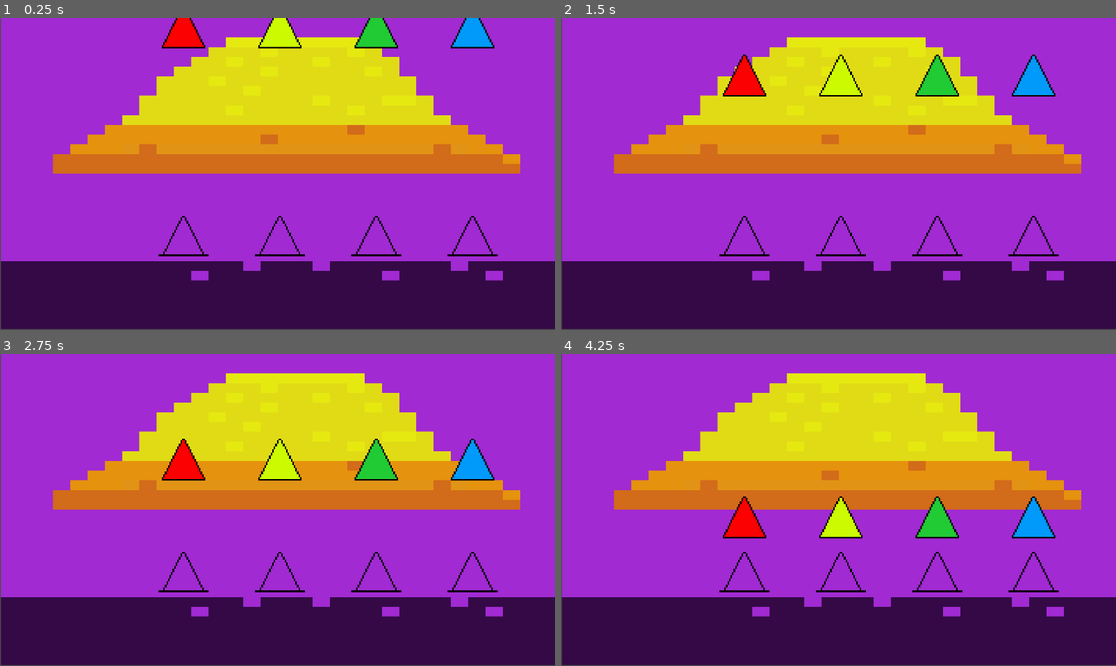
Above: before the commit, frames 1-4 (two rows, left to right).
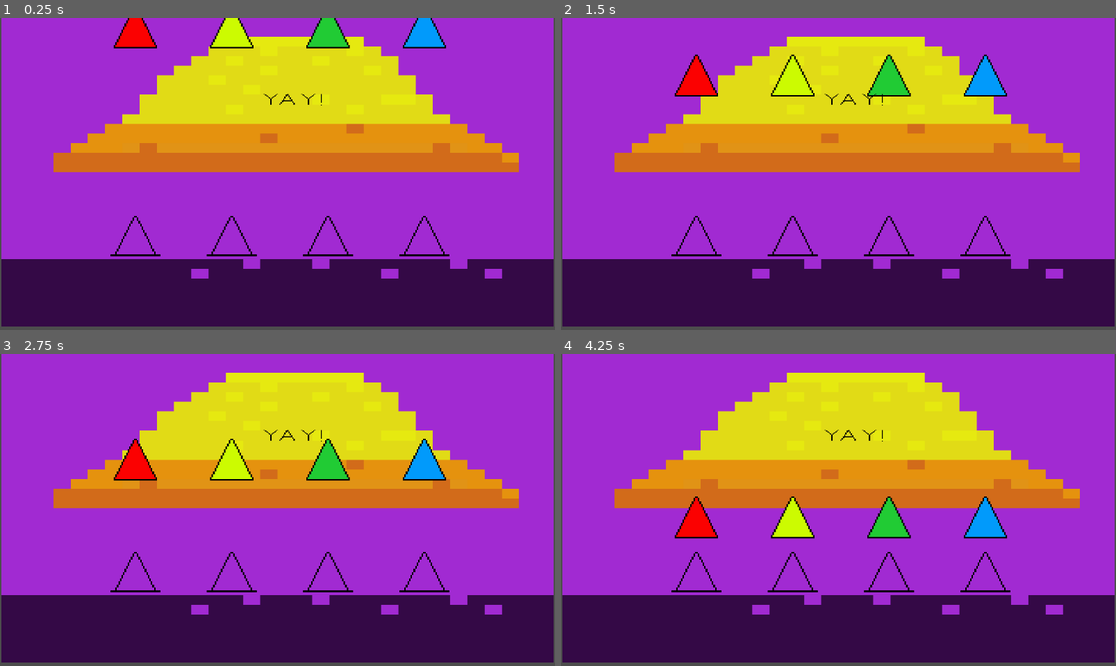
Above: after the commit, the same moments.

Repository: Gus-Kruz/projeto-bixarada
Game: Godot game, scene res://node_2d.tscn
The game is run twice, just before and just after one commit, with the same random seed, the same clock (stepped at 60 frames per second) and the same inputs. The project has no main scene, so this scene is started directly.
Inputs:
- Up to frame 1 (0.25 s): no input
- Up to frame 2 (1.5 s): hold D (direita1) 0.53-1.28 s; hold S (baixo1) from 1.28 s (still down)
- Up to frame 3 (2.75 s): release S (baixo1) at 2.03 s; hold D (direita1) from 2.03 s (still down)
- Up to frame 4 (4.25 s): release D (direita1) at 2.78 s; hold W (cima1) 2.78-3.53 s; hold A (esquerda1) from 3.53 s (still down)

The runs differ from the first frame. In frame 1, 9.2% of the frame differs, in the area x 0-100%, y 0-100%; in frame 2, 9.6%; in frame 3, 9.6%; in frame 4, 9.7%.

Commit message:
fiz as teclas voltarem ao topo da tela quando aperta o botão correto

Diff:
--- /dev/null
+++ b/mensagem_boa.gd
@@ -0,0 +1,11 @@
+extends Area2D
+
+
+# Called when the node enters the scene tree for the first time.
+func _ready() -> void:
+	pass # Replace with function body.
+
+
+# Called every frame. 'delta' is the elapsed time since the previous frame.
+func _process(delta: float) -> void:
+	pass
--- a/node_2d.tscn
+++ b/node_2d.tscn
@@ -1,45 +1,82 @@
 [gd_scene format=3 uid="uid://c8tty3o0yql8e"]
 
 [ext_resource type="Texture2D" uid="uid://cxa5ym0nv4csb" path="res://imagens/Background_teste.png" id="1_0e48y"]
-[ext_resource type="Script" uid="uid://lt62708rmgbf" path="res://teste.gd" id="2_epypp"]
+[ext_resource type="Script" uid="uid://bpoft4ep810br" path="res://nota_amarela.gd" id="2_ir8iy"]
 [ext_resource type="Texture2D" uid="uid://mdvfjjb00vom" path="res://imagens/nota_amarela.png" id="3_0hol4"]
 [ext_resource type="Texture2D" uid="uid://cee042oatk0ad" path="res://imagens/espaço_clicar_nota.png" id="4_0hol4"]
+[ext_resource type="Script" uid="uid://bi1m1jcokrfa5" path="res://teclado_amarelo.gd" id="4_hqns4"]
 [ext_resource type="Script" uid="uid://15h078tu631n" path="res://nota_vermelha.gd" id="5_kdubu"]
 [ext_resource type="Texture2D" uid="uid://dnmih7uc6t6ww" path="res://imagens/nota_vermalha.png" id="6_d21ai"]
 [ext_resource type="Script" uid="uid://crg3elyjqdvpa" path="res://nota_verde.gd" id="7_d21ai"]
 [ext_resource type="Texture2D" uid="uid://cesk43txfx6y5" path="res://imagens/nota_verde.png" id="8_ir8iy"]
 [ext_resource type="Script" uid="uid://do3vsrs2q16ah" path="res://nota_azul.gd" id="9_hqns4"]
 [ext_resource type="Texture2D" uid="uid://cd1l7nakbrmv3" path="res://imagens/nota_azul.png" id="10_x0ka3"]
+[ext_resource type="Script" uid="uid://dpeoru7h7r8g" path="res://mensagem_boa.gd" id="12_0h7mo"]
+[ext_resource type="Texture2D" uid="uid://ce46f7grb8pda" path="res://imagens/yay!.png" id="12_x0ka3"]
+
+[sub_resource type="RectangleShape2D" id="RectangleShape2D_ir8iy"]
+size = Vector2(47.75, 77)
+
+[sub_resource type="RectangleShape2D" id="RectangleShape2D_x0ka3"]
+size = Vector2(51, 59)
+
+[sub_resource type="RectangleShape2D" id="RectangleShape2D_hqns4"]
+size = Vector2(48, 77)
+
+[sub_resource type="RectangleShape2D" id="RectangleShape2D_0h7mo"]
+size = Vector2(40, 60)
+
+[sub_resource type="RectangleShape2D" id="RectangleShape2D_nr8wp"]
+size = Vector2(50, 61)
+
+[sub_resource type="RectangleShape2D" id="RectangleShape2D_d2bti"]
+size = Vector2(53, 62)
+
+[sub_resource type="RectangleShape2D" id="RectangleShape2D_ta5nu"]
+size = Vector2(43, 65)
+
+[sub_resource type="RectangleShape2D" id="RectangleShape2D_flf07"]
+size = Vector2(52, 59)
 
 [node name="Node2D" type="Node2D" unique_id=29245868]
+metadata/_edit_horizontal_guides_ = [-37.0]
 
 [node name="background" type="Area2D" parent="." unique_id=740530563]
 
 [node name="sprite_background" type="Sprite2D" parent="background" unique_id=1130002752]
 texture_filter = 3
-position = Vector2(576.99994, 323)
-scale = Vector2(35.9375, 20.1875)
+position = Vector2(576.25, 320)
+scale = Vector2(35.79687, 20.0625)
 texture = ExtResource("1_0e48y")
 
-[node name="nota_amarela" type="CharacterBody2D" parent="." unique_id=1118436189]
-position = Vector2(581, 1)
-script = ExtResource("2_epypp")
+[node name="nota_amarela" type="Area2D" parent="." unique_id=970701782]
+position = Vector2(481, 1)
+script = ExtResource("2_ir8iy")
 
 [node name="sprite_nota_amarela" type="Sprite2D" parent="nota_amarela" unique_id=969411188]
 texture_filter = 3
 scale = Vector2(3.219, 3.219)
 texture = ExtResource("3_0hol4")
 
-[node name="teclado_amarelo" type="CharacterBody2D" parent="." unique_id=400470515]
+[node name="hitbox_nota_amarela" type="CollisionShape2D" parent="nota_amarela" unique_id=354240562]
+position = Vector2(0, 0.5)
+shape = SubResource("RectangleShape2D_ir8iy")
+
+[node name="teclado_amarelo" type="Area2D" parent="." unique_id=1497237267]
 texture_filter = 3
-position = Vector2(581, 456)
+position = Vector2(481, 456)
+script = ExtResource("4_hqns4")
 
 [node name="sprite_teclado_amarelo" type="Sprite2D" parent="teclado_amarelo" unique_id=1480187889]
 scale = Vector2(3.219, 3.219)
 texture = ExtResource("4_0hol4")
 
-[node name="nota_vermelha" type="CharacterBody2D" parent="." unique_id=664431660]
-position = Vector2(381, 1)
+[node name="hitbox_teclado_amarelo" type="CollisionShape2D" parent="teclado_amarelo" unique_id=229175253]
+position = Vector2(-0.5, 6.5)
+shape = SubResource("RectangleShape2D_x0ka3")
+
+[node name="nota_vermelha" type="Area2D" parent="." unique_id=394695034]
+position = Vector2(281, 1)
 script = ExtResource("5_kdubu")
 
 [node name="sprite_nota_vermelha" type="Sprite2D" parent="nota_vermelha" unique_id=1911545464]
@@ -47,16 +84,24 @@
 scale = Vector2(3.219, 3.219)
 texture = ExtResource("6_d21ai")
 
-[node name="teclado_vermelho" type="CharacterBody2D" parent="." unique_id=1008875293]
-position = Vector2(381, 456)
+[node name="hitbox_nota_vermelha" type="CollisionShape2D" parent="nota_vermelha" unique_id=585676287]
+position = Vector2(0, 0.5)
+shape = SubResource("RectangleShape2D_hqns4")
+
+[node name="teclado_vermelho" type="Area2D" parent="." unique_id=889638840]
+position = Vector2(281, 456)
 
 [node name="sprite_teclado_vermelho" type="Sprite2D" parent="teclado_vermelho" unique_id=168926482]
 texture_filter = 3
 scale = Vector2(3.219, 3.219)
 texture = ExtResource("4_0hol4")
 
-[node name="nota_verde" type="CharacterBody2D" parent="." unique_id=129216733]
-position = Vector2(781, 1)
+[node name="hitbox_nota_vermelha" type="CollisionShape2D" parent="teclado_vermelho" unique_id=1246906295]
+position = Vector2(0, 5)
+shape = SubResource("RectangleShape2D_0h7mo")
+
+[node name="nota_verde" type="Area2D" parent="." unique_id=1305213150]
+position = Vector2(681, 1)
 script = ExtResource("7_d21ai")
 
 [node name="sprite_nota_verde" type="Sprite2D" parent="nota_verde" unique_id=366580483]
@@ -64,16 +109,24 @@
 scale = Vector2(3.219, 3.219)
 texture = ExtResource("8_ir8iy")
 
-[node name="teclado_verde" type="CharacterBody2D" parent="." unique_id=1156070782]
-position = Vector2(781, 456)
+[node name="hitbox_nota_verde" type="CollisionShape2D" parent="nota_verde" unique_id=1490263655]
+position = Vector2(2, 8.5)
+shape = SubResource("RectangleShape2D_nr8wp")
+
+[node name="teclado_verde" type="Area2D" parent="." unique_id=840038609]
+position = Vector2(681, 456)
 
 [node name="sprite_teclado_verde" type="Sprite2D" parent="teclado_verde" unique_id=1783108050]
 texture_filter = 3
 scale = Vector2(3.219, 3.219)
 texture = ExtResource("4_0hol4")
 
-[node name="nota_azul" type="CharacterBody2D" parent="." unique_id=659208862]
-position = Vector2(981, 1)
+[node name="hitbox_teclado_verde" type="CollisionShape2D" parent="teclado_verde" unique_id=11640943]
+position = Vector2(1.5, 4)
+shape = SubResource("RectangleShape2D_d2bti")
+
+[node name="nota_azul" type="Area2D" parent="." unique_id=2038738912]
+position = Vector2(881, 1)
 script = ExtResource("9_hqns4")
 
 [node name="sprite_nota_azul" type="Sprite2D" parent="nota_azul" unique_id=1464357065]
@@ -81,10 +134,37 @@
 scale = Vector2(3.219, 3.219)
 texture = ExtResource("10_x0ka3")
 
-[node name="teclado_azul" type="CharacterBody2D" parent="." unique_id=586355773]
-position = Vector2(981, 456)
+[node name="hitbox_nota_azul" type="CollisionShape2D" parent="nota_azul" unique_id=2039568193]
+position = Vector2(1.5, 7.5)
+shape = SubResource("RectangleShape2D_ta5nu")
+
+[node name="teclado_azul" type="Area2D" parent="." unique_id=436523121]
+position = Vector2(881, 456)
 
 [node name="sprite_teclado_azul" type="Sprite2D" parent="teclado_azul" unique_id=1266659572]
 texture_filter = 3
 scale = Vector2(3.219, 3.219)
 texture = ExtResource("4_0hol4")
+
+[node name="hitbox_teclado_azul" type="CollisionShape2D" parent="teclado_azul" unique_id=70512789]
+position = Vector2(0, 5.5)
+shape = SubResource("RectangleShape2D_flf07")
+
+[node name="mensagem_boa" type="Area2D" parent="." unique_id=674733253]
+position = Vector2(610, 217)
+script = ExtResource("12_0h7mo")
+
+[node name="Sprite2D" type="Sprite2D" parent="mensagem_boa" unique_id=396944197]
+texture_filter = 3
+position = Vector2(1.9999943, -23.500006)
+scale = Vector2(2.6874998, 1.8906248)
+texture = ExtResource("12_x0ka3")
+
+[connection signal="area_entered" from="teclado_amarelo" to="nota_amarela" method="_on_teclado_amarelo_area_entered"]
+[connection signal="area_exited" from="teclado_amarelo" to="nota_amarela" method="_on_teclado_amarelo_area_exited"]
+[connection signal="area_entered" from="teclado_vermelho" to="nota_vermelha" method="_on_teclado_vermelho_area_entered"]
+[connection signal="area_exited" from="teclado_vermelho" to="nota_vermelha" method="_on_teclado_vermelho_area_exited"]
+[connection signal="area_entered" from="teclado_verde" to="nota_verde" method="_on_teclado_verde_area_entered"]
+[connection signal="area_exited" from="teclado_verde" to="nota_verde" method="_on_teclado_verde_area_exited"]
+[connection signal="area_entered" from="teclado_azul" to="nota_azul" method="_on_teclado_azul_area_entered"]
+[connection signal="area_exited" from="teclado_azul" to="nota_azul" method="_on_teclado_azul_area_exited"]
--- /dev/null
+++ b/nota_amarela.gd
@@ -0,0 +1,24 @@
+extends Area2D
+
+var BPM = 80
+var cond = 0
+var dentro = false
+var yipe = false
+
+func _physics_process(delta: float) -> void:
+	position.y += BPM*delta
+	if dentro:
+		if Input.is_action_just_pressed("cima1"):
+			yipe = true
+			position.y = 1
+			dentro = false
+
+
+func _on_teclado_amarelo_area_entered(area: Area2D) -> void:
+	dentro = true
+
+func _on_teclado_amarelo_area_exited(area: Area2D) -> void:
+	dentro = false
+	position.y = 1
+	yipe = false
+	pass # Replace with function body.
--- a/nota_azul.gd
+++ b/nota_azul.gd
@@ -1,10 +1,21 @@
-extends CharacterBody2D
+extends Area2D
 
 
-const SPEED = 300.0
 const BPM = 80.0
+var dentro = false
 
 func _physics_process(delta: float) -> void:
 	position.y += BPM*delta
+	if dentro:
+		if Input.is_action_pressed('esquerda1'):
+			position.y = 1
+			dentro = false
+func _on_teclado_azul_area_entered(area: Area2D) -> void:
+	dentro = true
+	pass # Replace with function body.
 
-	move_and_slide()
+
+func _on_teclado_azul_area_exited(area: Area2D) -> void:
+	dentro = false
+	position.y = 1
+	pass # Replace with function body.
--- a/nota_verde.gd
+++ b/nota_verde.gd
@@ -1,10 +1,22 @@
-extends CharacterBody2D
+extends Area2D
 
 
-const SPEED = 300.0
 const BPM = 80.0
+var dentro = false
 
 func _physics_process(delta: float) -> void:
 	position.y += BPM*delta
+	if dentro:
+		if Input.is_action_pressed('direita1'):
+			position.y = 1
+			dentro = false
 
-	move_and_slide()
+func _on_teclado_verde_area_entered(area: Area2D) -> void:
+	dentro = true
+	pass # Replace with function body.
+
+
+func _on_teclado_verde_area_exited(area: Area2D) -> void:
+	position.y = 1
+	dentro = false
+	pass # Replace with function body.
--- a/nota_vermelha.gd
+++ b/nota_vermelha.gd
@@ -1,10 +1,24 @@
-extends CharacterBody2D
+extends Area2D
 
 
 const SPEED = 300.0
 const BPM = 80.0
+var dentro = false
 
 func _physics_process(delta: float) -> void:
 	position.y += BPM*delta
+	if dentro:
+		if Input.is_action_pressed("baixo1"):
+			dentro = false
+			position.y = 1
 
-	move_and_slide()
+
+func _on_teclado_vermelho_area_entered(area: Area2D) -> void:
+	dentro = true
+	pass # Replace with function body.
+
+
+func _on_teclado_vermelho_area_exited(area: Area2D) -> void:
+	dentro = false
+	position.y = 1
+	pass # Replace with function body.
--- /dev/null
+++ b/teclado_amarelo.gd
@@ -0,0 +1 @@
+extends Area2D
Binary file added: imagens/yay!.png
Not shown, added: imagens/yay!.png.import
Not shown, added: mensagem_boa.gd.uid
Not shown, added: nota_amarela.gd.uid
Not shown, added: teclado_amarelo.gd.uid
